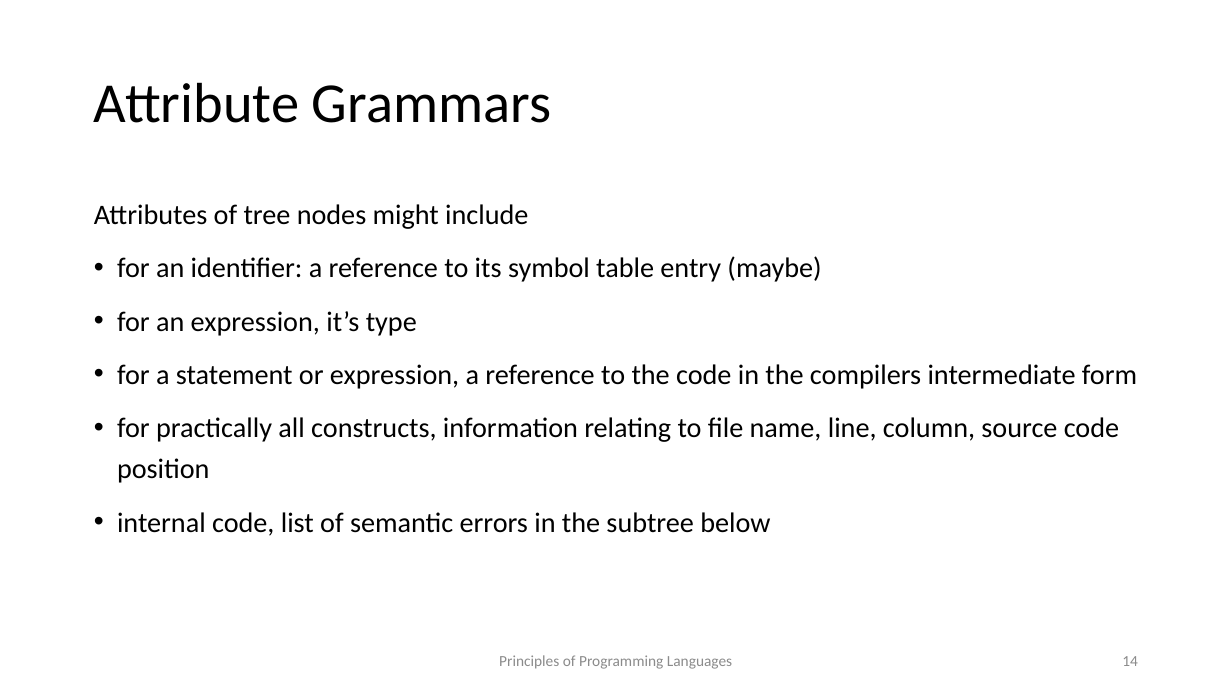
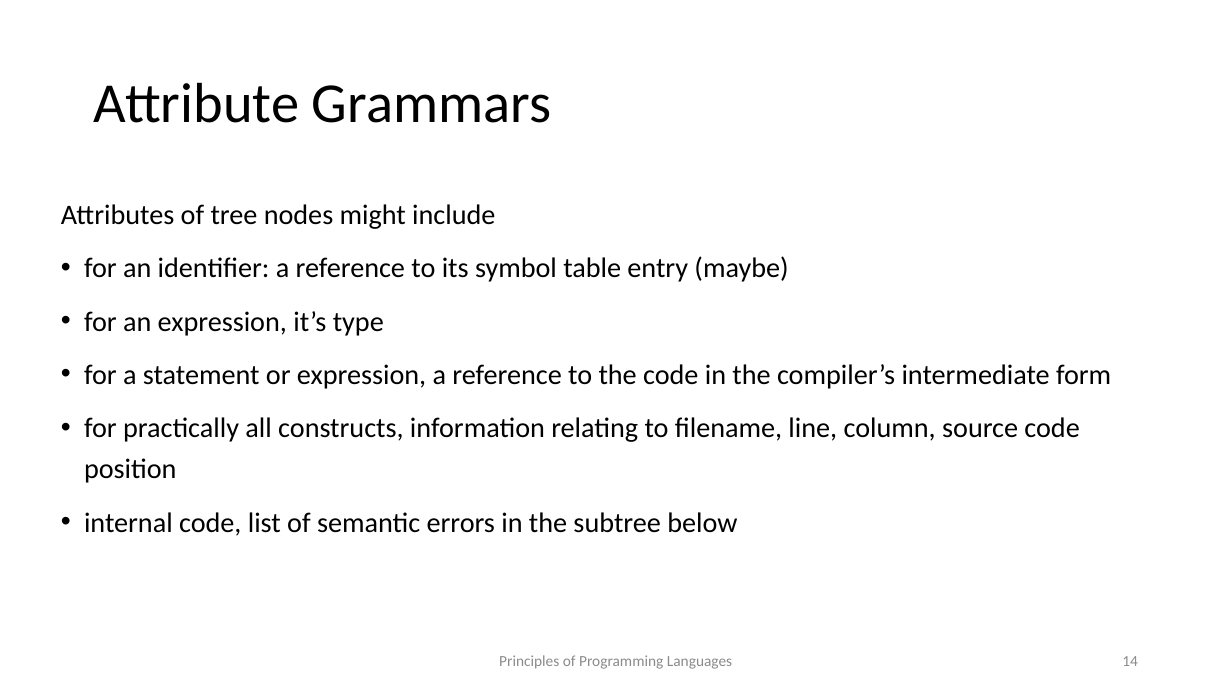
Before and after one commit to kongm/pl-design, a slide deck: slide 14 of semantics.pptx. Drawn at 1232x693 pixels with LibreOffice and Linux fonts; fonts in the diff are those of the drawing. Boxes give left, top, right and bottom in pixels: in the first picture for what was removed or moved away, otherwise in the second. Text is boxed around its words. In the diff, an @@ line names an element or a change of style, - is before the commit and + after.

Commit message:
minor changes to semantics

```diff
--- a/semantics.pptx
+++ b/semantics.pptx
@@ text "Attributes of tree nodes might ...": place and size @@
-text "Attributes of tree nodes might ..." at (94,204,1137,536)
+text "Attributes of tree nodes might ..." at (61,204,1111,536)
@@ text at (84,364,1111,483): text changed @@
-• for a statement or expression, a reference to the code in the compilers intermediate form
-• for practically all constructs, information relating to file name, line, column, source code position
+• for a statement or expression, a reference to the code in the compiler’s intermediate form
+• for practically all constructs, information relating to filename, line, column, source code position
```
Also in this commit, not shown: 4 other slides changed, 1 slide added, 1 other file.
